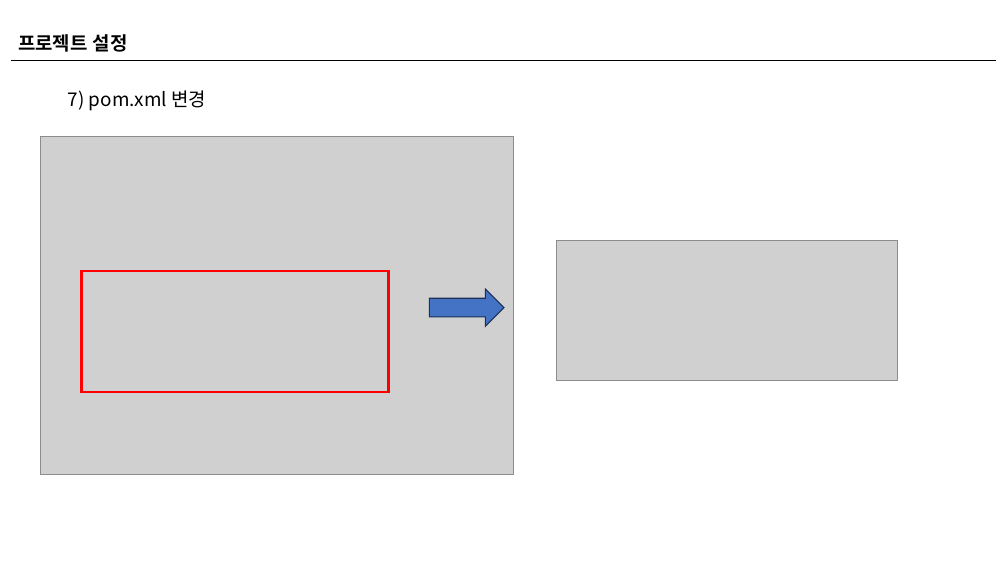
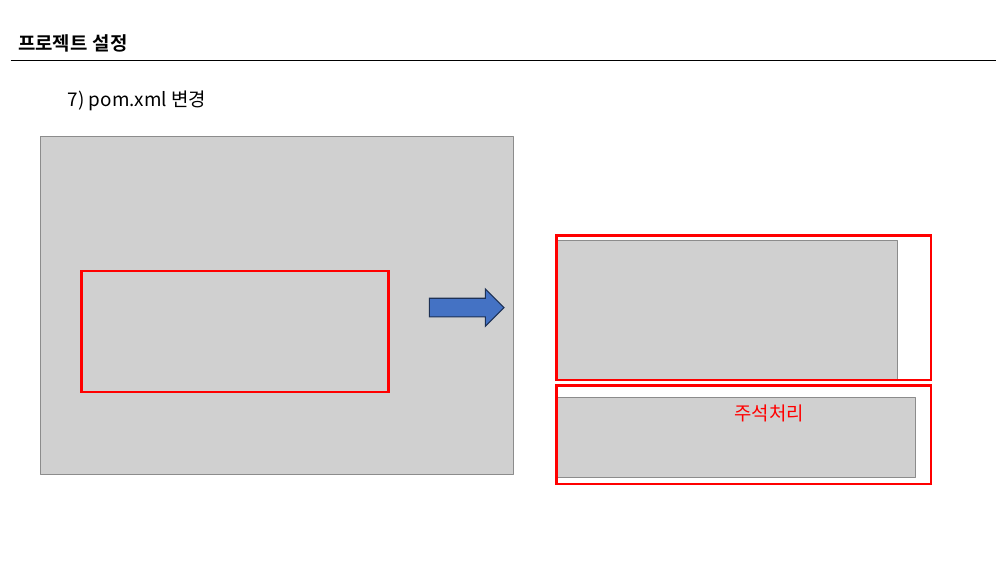
Before and after one commit to uzina88/DB-ppt, a slide deck: slide 20 of spring 설치 관련 자료/3. 전자정부프레임워크 설정.pptx. Drawn at 1008x567 pixels with LibreOffice and Linux fonts; fonts in the diff are those of the drawing; grey boxes stand for pictures. Boxes give left, top, right and bottom in pixels: in the first picture for what was removed or moved away, otherwise in the second. Text is boxed around its words. In the diff, an @@ line names an element or a change of style, - is before the commit and + after.

```diff
--- a/spring 설치 관련 자료/3. 전자정부프레임워크 설정.pptx
+++ b/spring 설치 관련 자료/3. 전자정부프레임워크 설정.pptx
@@ rectangle added at (x1=557, y1=236, x2=931, y2=380), outline #FF0000 2.25 pt @@
@@ rectangle added at (x1=557, y1=386, x2=931, y2=485), outline #FF0000 2.25 pt @@
@@ picture added at (x1=557, y1=398, x2=916, y2=478) @@
@@ text added at (x1=735, y1=404, x2=805, y2=422), 18 pt, text #FF0000 @@
+주석처리
```
Also in this commit, not shown: 4 other slides changed.
